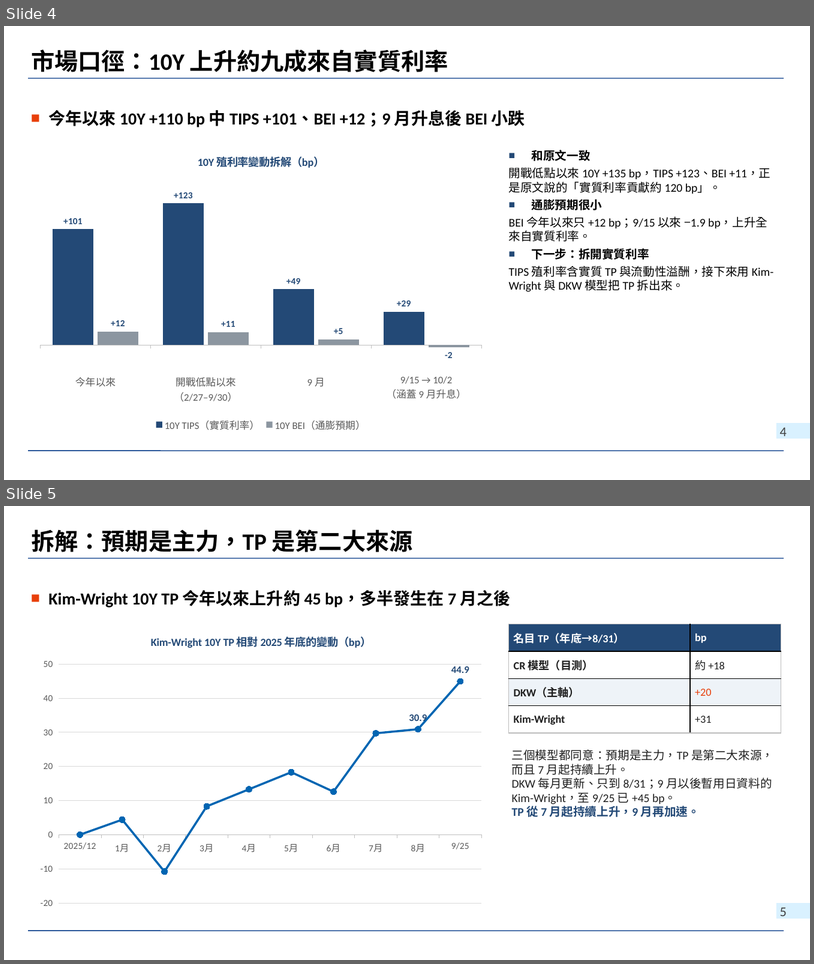
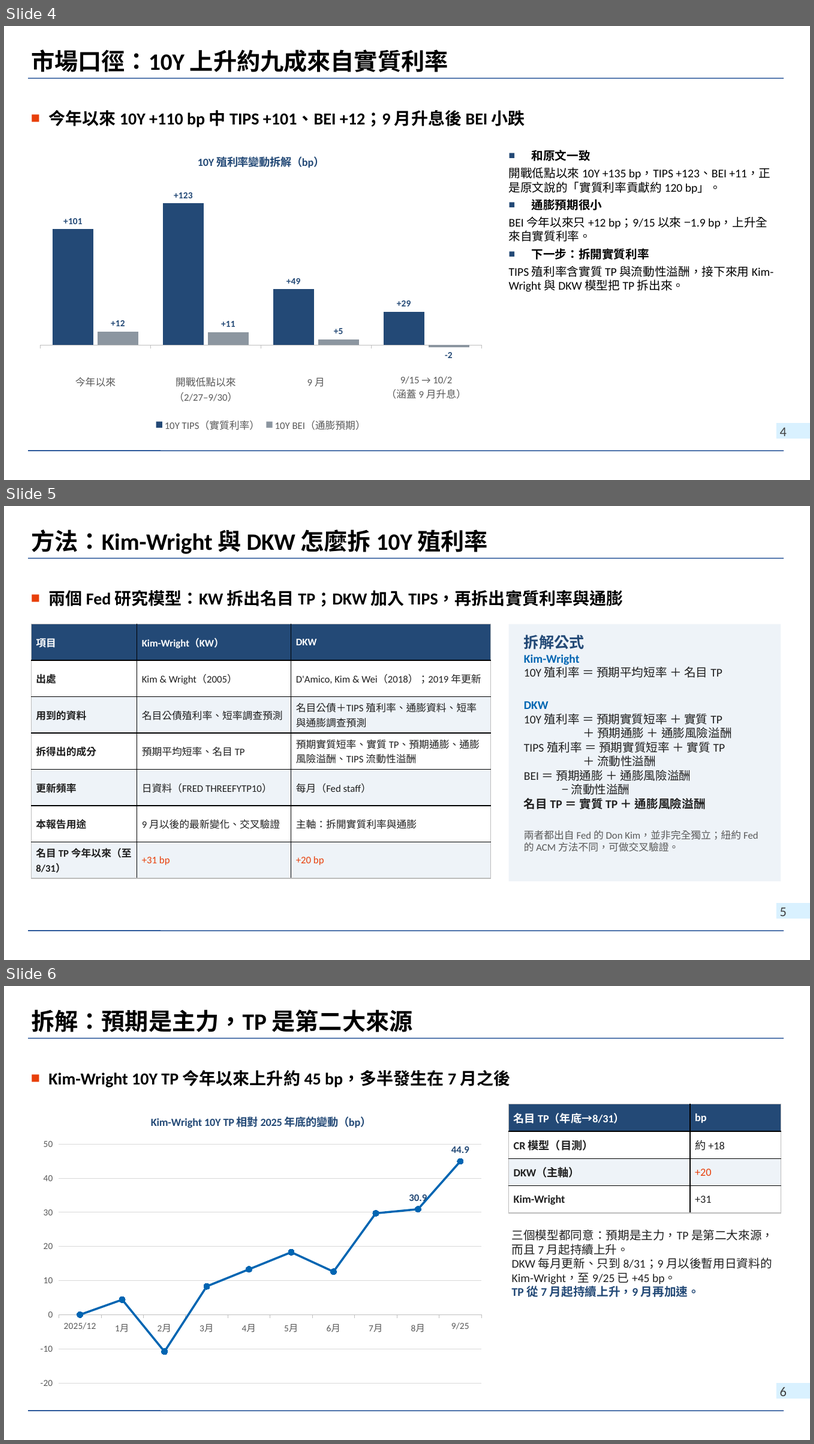
Before and after one commit to wlinoxox/US-Bond-Vol, a slide deck: slides/2026-10-03_us-treasury-vol-regime-change.pptx. Shown one above the other, each under a label of ours: slides 4 and 5 before the commit, slides 4, 5 and 6 after it. The pictures are 814x964 and 814x1444 pixels, drawn with LibreOffice and Linux fonts; fonts in the diff are those of the drawing; background and template pictures are left out. Boxes give left, top, right and bottom in pixels: in the first picture for what was removed or moved away, otherwise in the second. Text is boxed around its words. In the diff, an @@ line names an element or a change of style, - is before the commit and + after.

```diff
--- a/slides/2026-10-03_us-treasury-vol-regime-change.pptx
+++ b/slides/2026-10-03_us-treasury-vol-regime-change.pptx
@@ slide 5 added at [4,506,810,960], background picture (left out); not listed: 3 template elements that a slide beside it also shows @@
@@ title added at [31,529,488,554], 28 pt, text #000000, bold @@
+方法：Kim-Wright 與 DKW 怎麼拆 10Y 殖利率
@@ text added at [48,590,623,607], 20 pt, text #000000, bold @@
+■ 兩個 Fed 研究模型：KW 拆出名目 TP；DKW 加入 TIPS，再拆出實質利率與通膨
@@ table added at [31,624,491,878], 7 rows, 3 columns @@
+項目 | Kim-Wright（KW） | DKW
+出處 | Kim & Wright（2005） | D'Amico, Kim & Wei（2018）；2019 年更新
+用到的資料 | 名目公債殖利率、短率調查預測 | 名目公債＋TIPS 殖利率、通膨資料、短率與通膨調查預測
+拆得出的成分 | 預期平均短率、名目 TP | 預期實質短率、實質 TP、預期通膨、通膨風險溢酬、TIPS 流動性溢酬
+更新頻率 | 日資料（FRED THREEFYTP10） | 每月（Fed staff）
+本報告用途 | 9 月以後的最新變化、交叉驗證 | 主軸：拆開實質利率與通膨
+名目 TP 今年以來（至 8/31） | +31 bp | +20 bp
@@ rectangle added at [509,624,782,881], fill #EEF3F8 @@
@@ text added at [524,634,759,852], 14 pt, text #1F1F1F @@
+拆解公式
+Kim-Wright
+10Y 殖利率 ＝ 預期平均短率 ＋ 名目 TP
+DKW
+10Y 殖利率 ＝ 預期實質短率 ＋ 實質 TP
+＋ 預期通膨 ＋ 通膨風險溢酬
+TIPS 殖利率 ＝ 預期實質短率 ＋ 實質 TP
+＋ 流動性溢酬
+BEI ＝ 預期通膨 ＋ 通膨風險溢酬
+− 流動性溢酬
+名目 TP ＝ 實質 TP ＋ 通膨風險溢酬
+兩者都出自 Fed 的 Don Kim，並非完全獨立；紐約 Fed 的 ACM 方法不同，可做交叉驗證。
@@ what was slide 5 is now slide 6 @@
@@ page number at [780,1387,787,1396]: text changed @@
-5
+6
```
Also in this commit, not shown: 2 other files.
